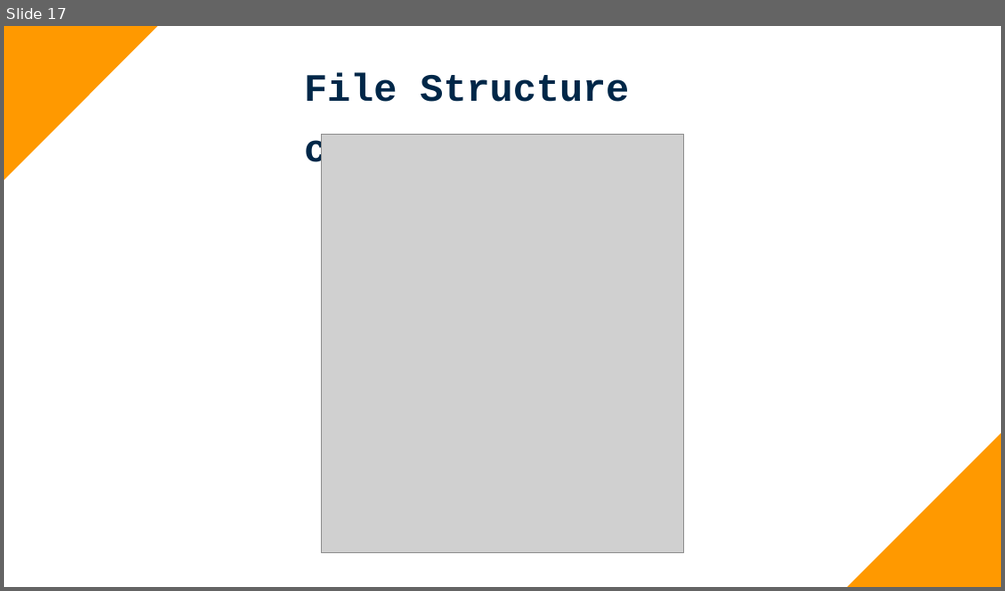
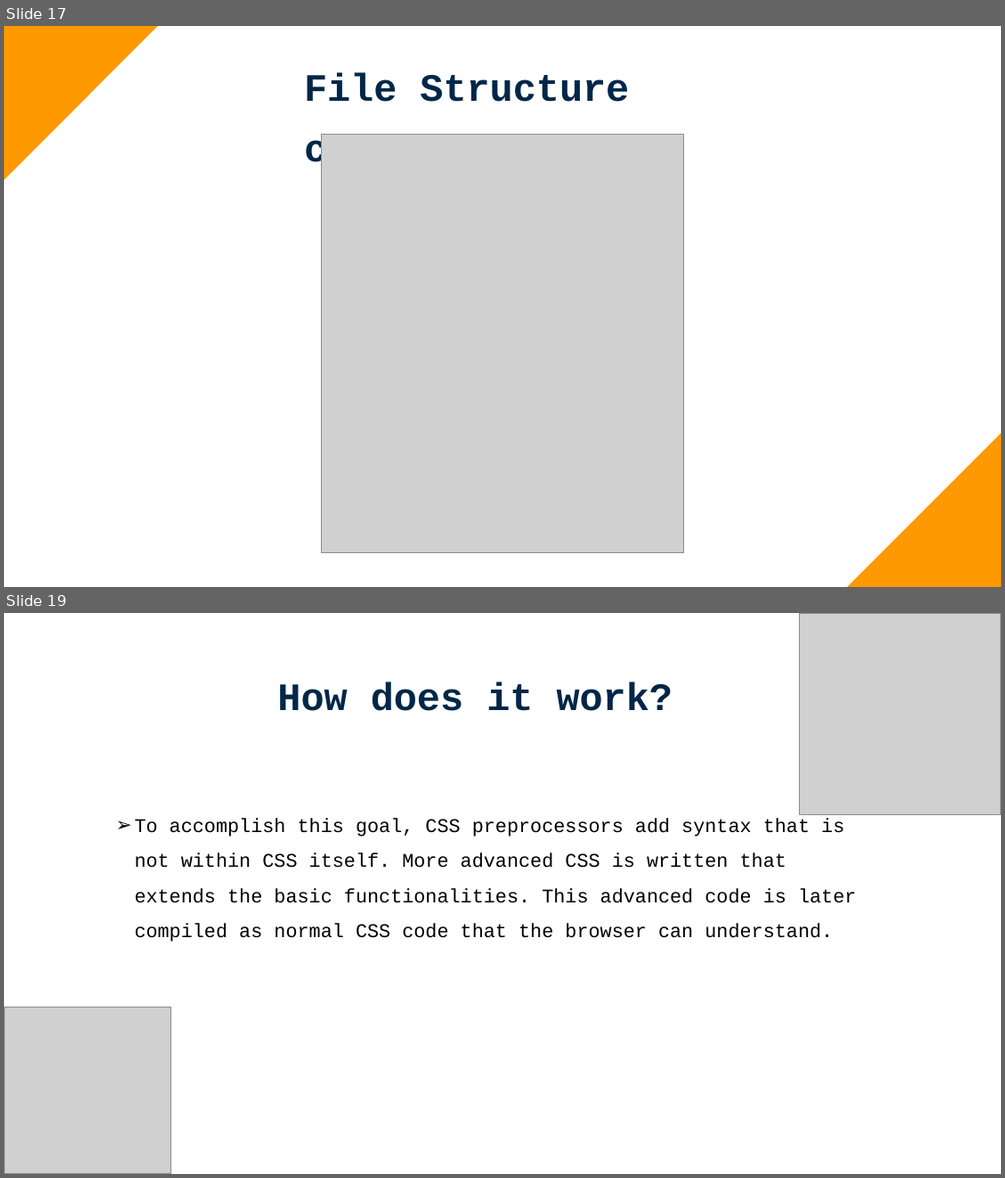
Before and after one commit to Aamer-Qanadilo/BEM_Pre-Processor_Presentation, a slide deck: BEM-Arch.pptx. Shown one above the other, each under a label of ours: slide 17 before the commit, slides 17 and 19 after it; the slides between them are not shown. The pictures are 1005x591 and 1005x1178 pixels, drawn with LibreOffice and Linux fonts; fonts in the diff are those of the drawing; grey boxes stand for pictures. Boxes give left, top, right and bottom in pixels: in the first picture for what was removed or moved away, otherwise in the second. Text is boxed around its words. In the diff, an @@ line names an element or a change of style, - is before the commit and + after.

```diff
--- a/BEM-Arch.pptx
+++ b/BEM-Arch.pptx
@@ slide 19 added at (x1=4, y1=613, x2=1001, y2=1174), background #FFFFFF @@
@@ picture added at (x1=799, y1=613, x2=1001, y2=815) @@
@@ text added at (x1=277, y1=682, x2=673, y2=711), 28 pt, text #002748, bold @@
+How does it work?
@@ text added at (x1=135, y1=819, x2=856, y2=941), 14 pt, text #000000 @@
+➢ To accomplish this goal, CSS preprocessors add syntax that is not within CSS itself. More advanced CSS is written that extends the basic functionalities. This advanced code is later compiled as normal CSS code that the browser can understand.
@@ picture added at (x1=4, y1=1006, x2=171, y2=1174) @@
```
Also in this commit, not shown: 8 other slides added, 1 other file.
